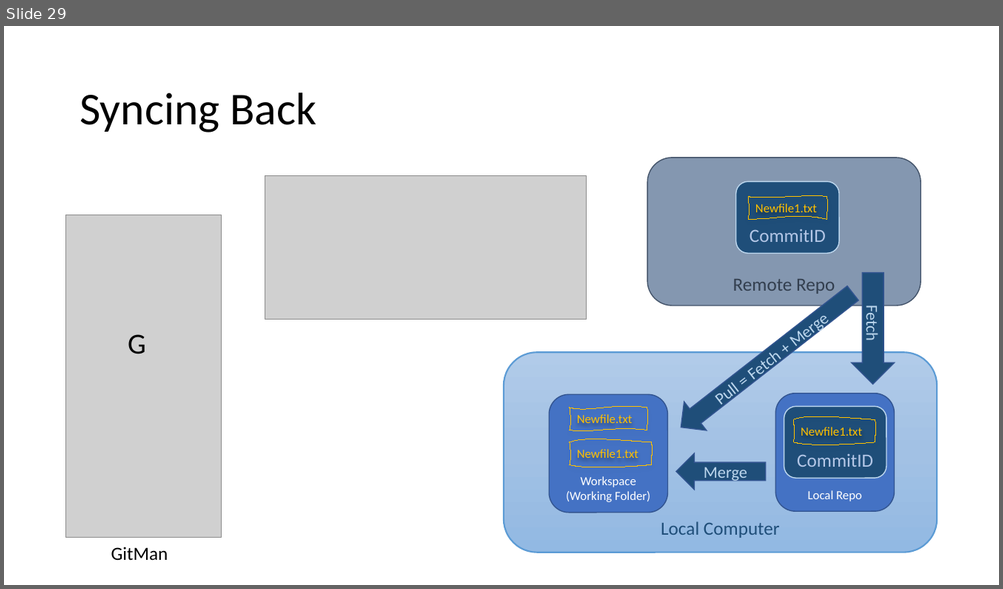
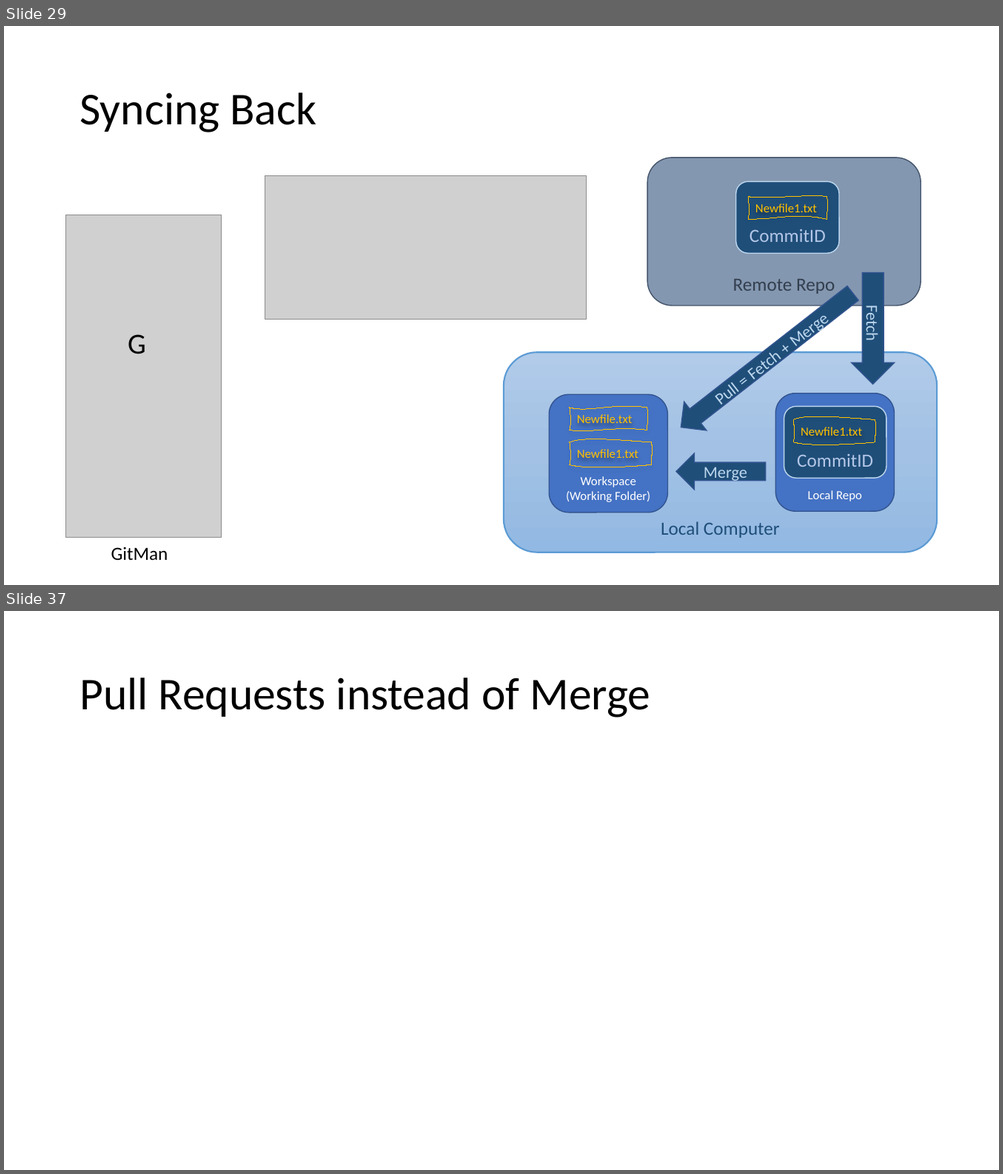
Before and after one commit to LearnWithCSA/GitWorkshop, a slide deck: SlideDeck/Git for Infra.pptx. Shown one above the other, each under a label of ours: slide 29 before the commit, slides 29 and 37 after it; the slides between them are not shown. The pictures are 1003x589 and 1003x1174 pixels, drawn with LibreOffice and Linux fonts; fonts in the diff are those of the drawing; grey boxes stand for pictures. Boxes give left, top, right and bottom in pixels: in the first picture for what was removed or moved away, otherwise in the second. Text is boxed around its words. In the diff, an @@ line names an element or a change of style, - is before the commit and + after.

```diff
--- a/SlideDeck/Git for Infra.pptx
+++ b/SlideDeck/Git for Infra.pptx
@@ slide 37 added at (x1=4, y1=611, x2=999, y2=1170), background #FFFFFF @@
@@ title added at (x1=79, y1=678, x2=650, y2=718), 44 pt, text #000000 @@
+Pull Requests instead of Merge
```
Also in this commit, not shown: 4 slides changed, 10 other slides added, 1 slide removed, 2 other files.
